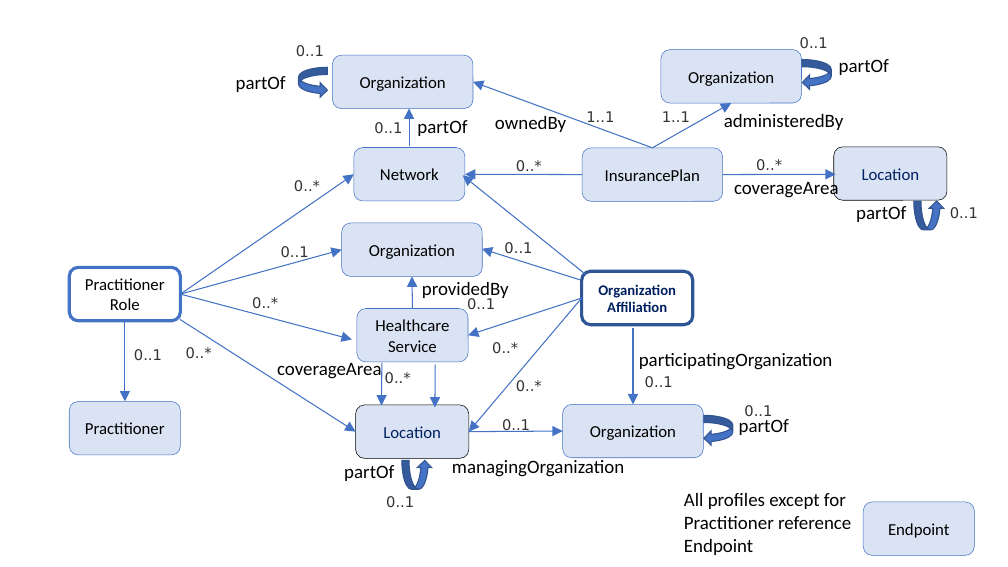
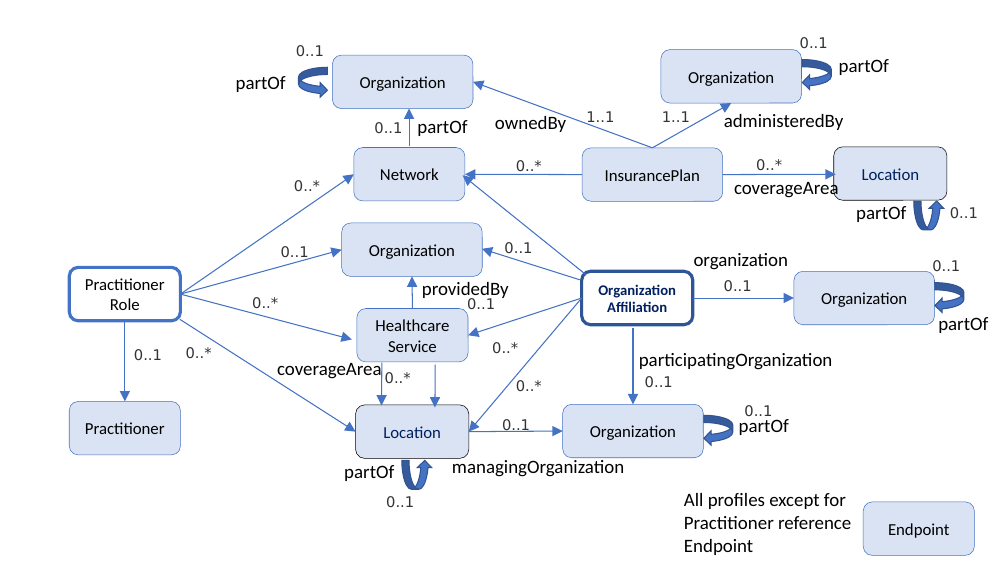
Before and after one commit to HL7/davinci-pdex-plan-net, a slide deck: slide 2 of fsh/ig-data/input/images/Figures.pptx. Drawn at 1008x567 pixels with LibreOffice and Linux fonts; fonts in the diff are those of the drawing. Boxes give left, top, right and bottom in pixels: in the first picture for what was removed or moved away, otherwise in the second. Text is boxed around its words. In the diff, an @@ line names an element or a change of style, - is before the commit and + after.

```diff
--- a/fsh/ig-data/input/images/Figures.pptx
+++ b/fsh/ig-data/input/images/Figures.pptx
@@ text added at <box>694,253,789,270</box>, 18 pt, text #000000 @@
+organization
@@ text added at <box>932,260,960,275</box>, 14 pt, text #333333 @@
+0..1
@@ arrow added from (693, 298) to (794, 298), #4472C4 1 pt @@
@@ text added at <box>724,280,752,291</box>, 14 pt, text #333333 @@
+0..1
@@ rounded rectangle added at <box>794,271,935,325</box>, fill #DAE3F3, outline #4472C4 0.5 pt, 16 pt, text #000000 @@
+Organization
@@ curved left arrow added at <box>935,283,964,313</box>, fill #4472C4, outline #325491 1 pt @@
@@ text added at <box>938,317,988,333</box>, 18 pt, text #000000 @@
+partOf
```
Also in this commit, not shown: 4 other files.
